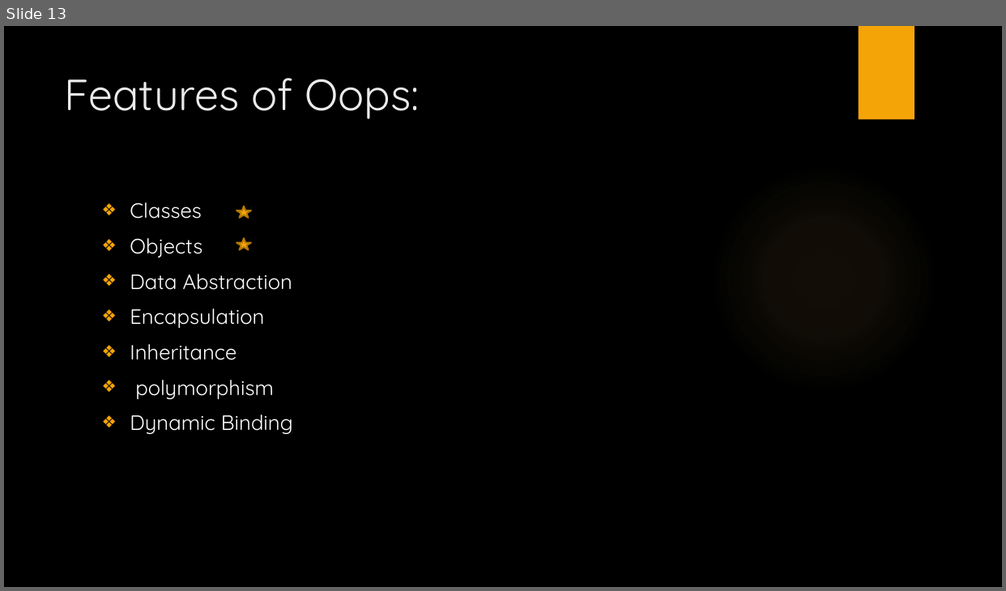
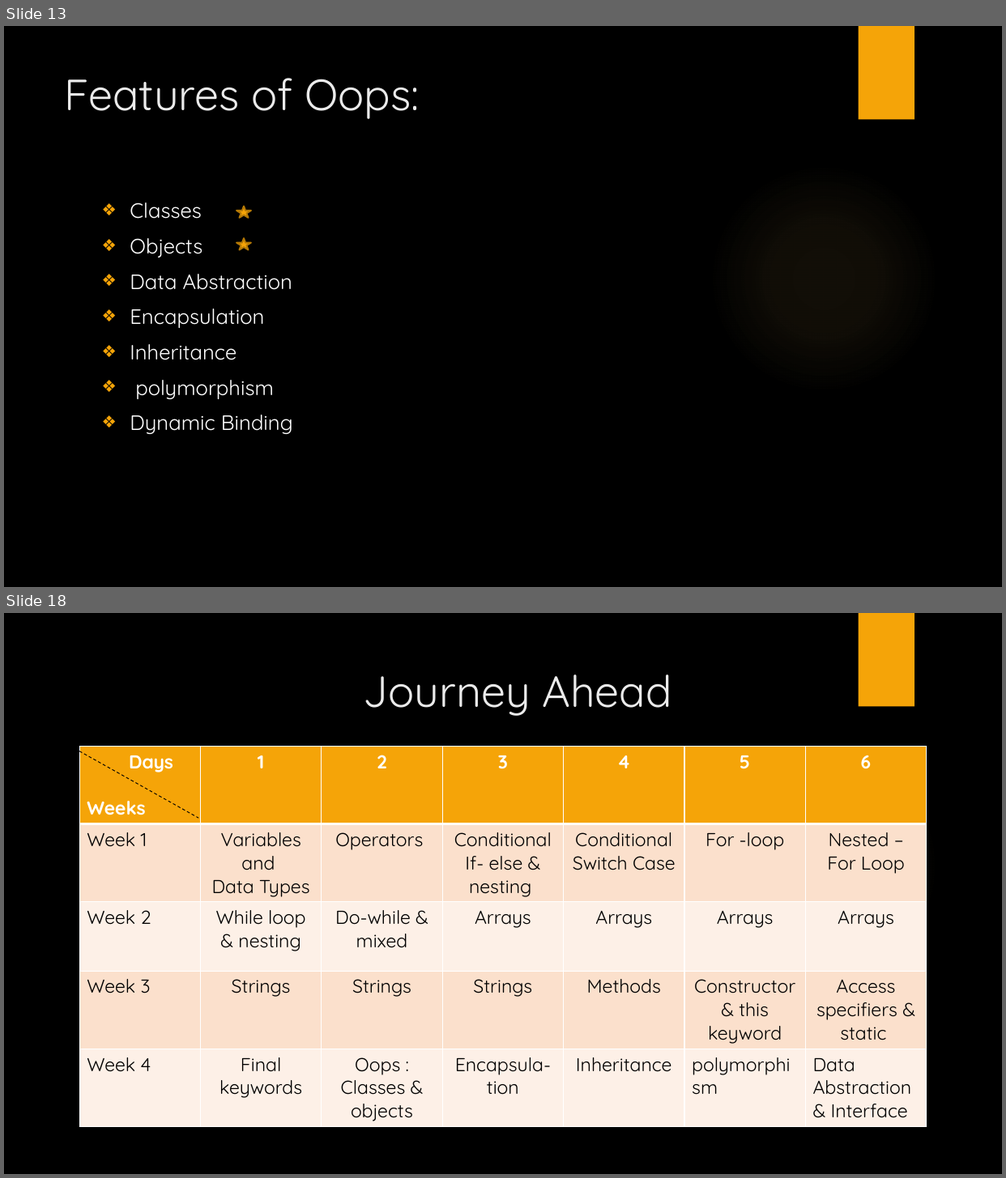
Before and after one commit to SanchitaMishra170676/javaBasics, a slide deck: Webinar.pptx. Shown one above the other, each under a label of ours: slide 13 before the commit, slides 13 and 18 after it; the slides between them are not shown. The pictures are 1006x591 and 1006x1178 pixels, drawn with LibreOffice and Linux fonts; fonts in the diff are those of the drawing; background and template pictures are left out. Boxes give left, top, right and bottom in pixels: in the first picture for what was removed or moved away, otherwise in the second. Text is boxed around its words. In the diff, an @@ line names an element or a change of style, - is before the commit and + after.

```diff
--- a/Webinar.pptx
+++ b/Webinar.pptx
@@ slide 18 added at (4, 613, 1002, 1174), background picture (left out); not listed: 2 template elements that a slide beside it also shows @@
@@ title added at (364, 675, 672, 716), 42 pt, text #EBEBEB @@
+Journey Ahead
@@ table added at (79, 747, 928, 1125), 5 rows, 7 columns @@
+Days / Weeks | 1 | 2 | 3 | 4 | 5 | 6
+Week 1 | Variables and / Data Types | Operators | Conditional / If- else & nesting | Conditional / Switch Case | For -loop | Nested – For Loop
+Week 2 | While loop / & nesting | Do-while & mixed | Arrays | Arrays | Arrays | Arrays
+Week 3 | Strings | Strings | Strings | Methods | Constructor / & this keyword | Access specifiers & static
+Week 4 | Final keywords | Oops : Classes & objects | Encapsula-tion | Inheritance | polymorphism | Data Abstraction / & Interface
@@ line added from (79, 752) to (198, 818), #000000 0.75 pt dashed @@
```
Also in this commit, not shown: 6 other slides added.
